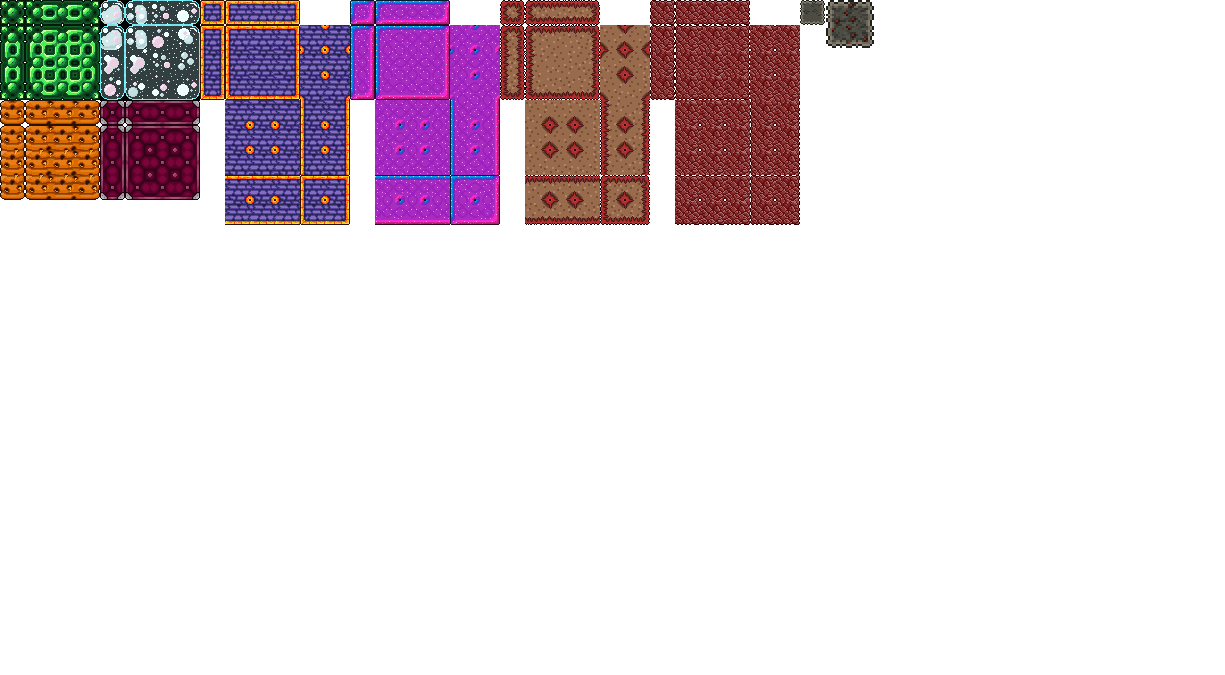
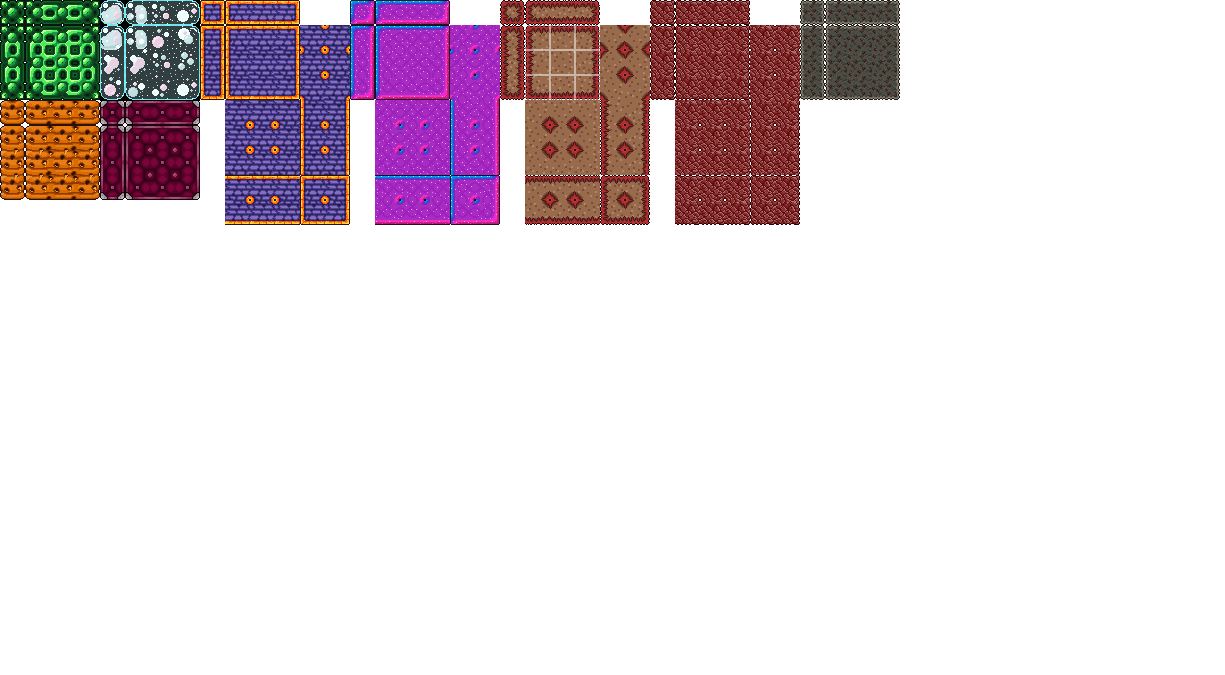
Two versions of the same layered image (1225x675). Layer-by-layer changes:
showed "3x3 grid", opacity 100% → 50%, painted on it over [525, 25, 600, 100]
hid "Layer 1" over [826, 0, 874, 48]
painted on "Sand Corrupt" (1st of 2, in "Sand") over [800, 0, 900, 100]
